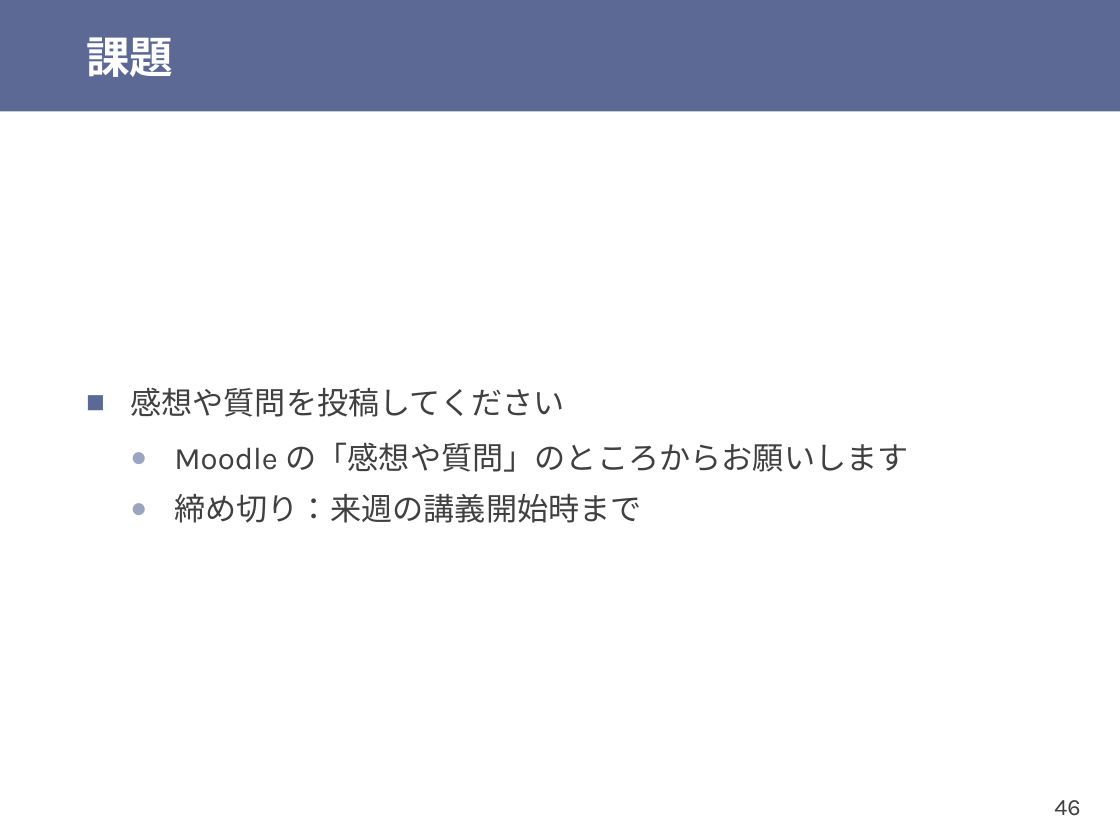
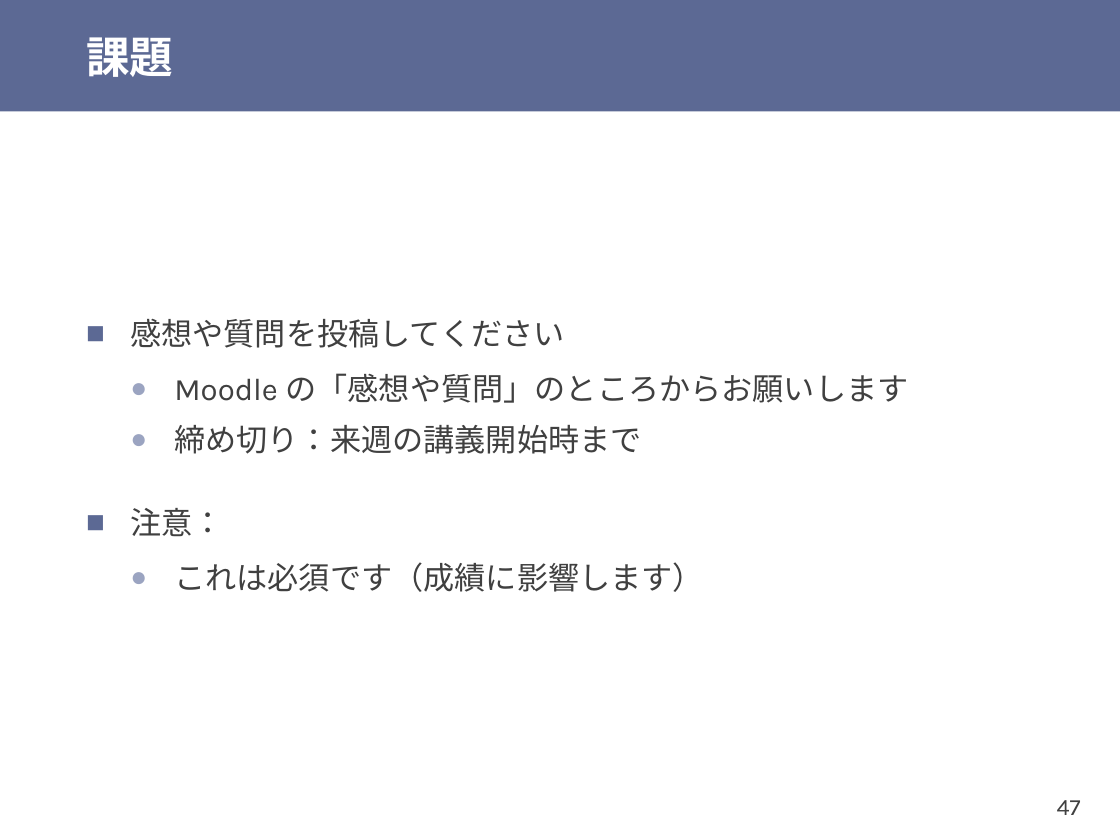
Before and after one commit to shioyadan/otya-computer-architecture-i, a slide deck: slide 47 of cai-shioya-01.pptx (slide 46 before the commit). Drawn at 1120x840 pixels with LibreOffice and Linux fonts; fonts in the diff are those of the drawing. Boxes give left, top, right and bottom in pixels: in the first picture for what was removed or moved away, otherwise in the second. Text is boxed around its words. In the diff, an @@ line names an element or a change of style, - is before the commit and + after.

```diff
--- a/cai-shioya-01.pptx
+++ b/cai-shioya-01.pptx
@@ text at (130, 508, 704, 592): paragraphs added @@
+■ 注意：
+  ● これは必須です（成績に影響します）
@@ page number at (1057, 800, 1081, 815): text changed @@
-46
+47
```
Also in this commit, not shown: 4 other slides changed, 2 slides added, 1 slide removed, 2 other files.
